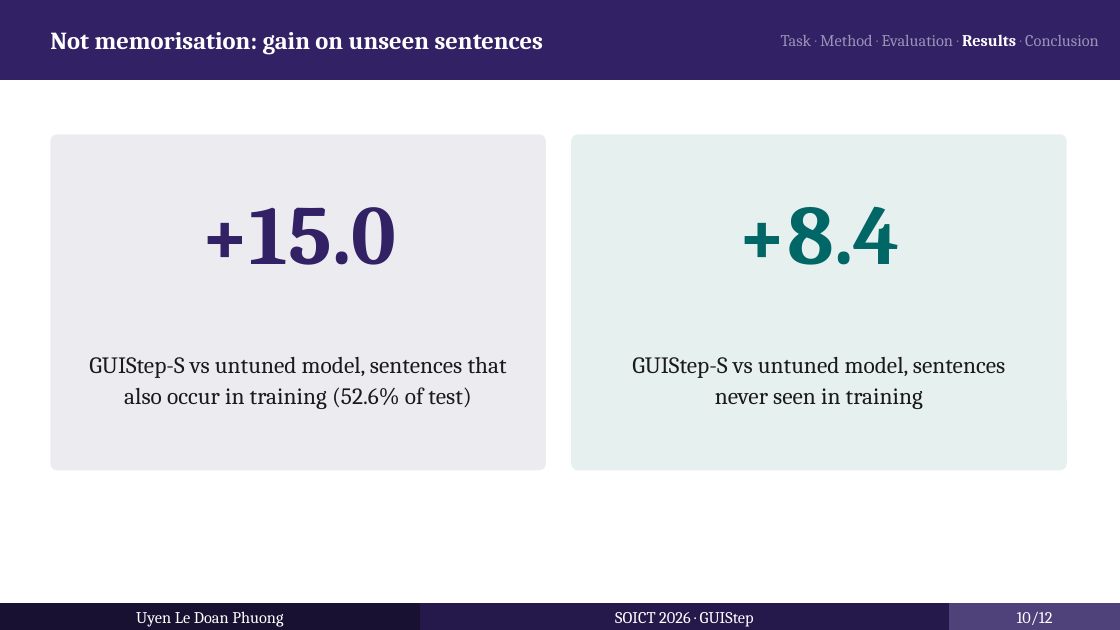
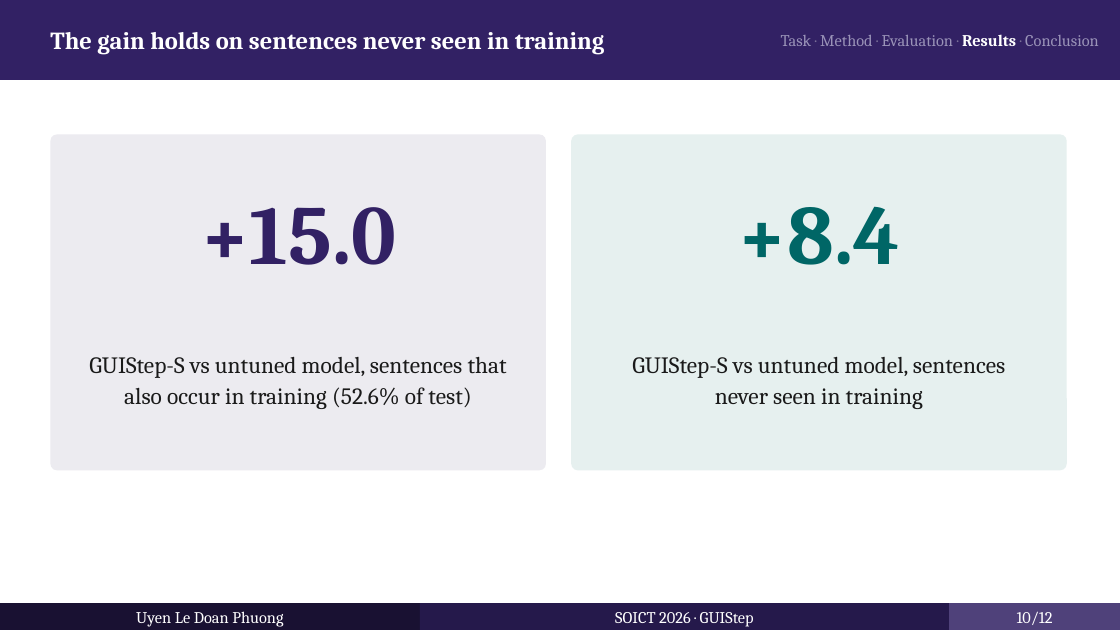
Before and after one commit to UyenLe0712/thesis, a slide deck: slide 10 of slides/SOICT2026_SLIDE.pptx. Drawn at 1120x630 pixels with LibreOffice and Linux fonts; fonts in the diff are those of the drawing. Boxes give left, top, right and bottom in pixels: in the first picture for what was removed or moved away, otherwise in the second. Text is boxed around its words. In the diff, an @@ line names an element or a change of style, - is before the commit and + after.

```diff
--- a/slides/SOICT2026_SLIDE.pptx
+++ b/slides/SOICT2026_SLIDE.pptx
@@ text at [50,32,605,55]: text changed @@
-Not memorisation: gain on unseen sentences
+The gain holds on sentences never seen in training
```
Also in this commit, not shown: 2 other slides changed, 40 other files.
